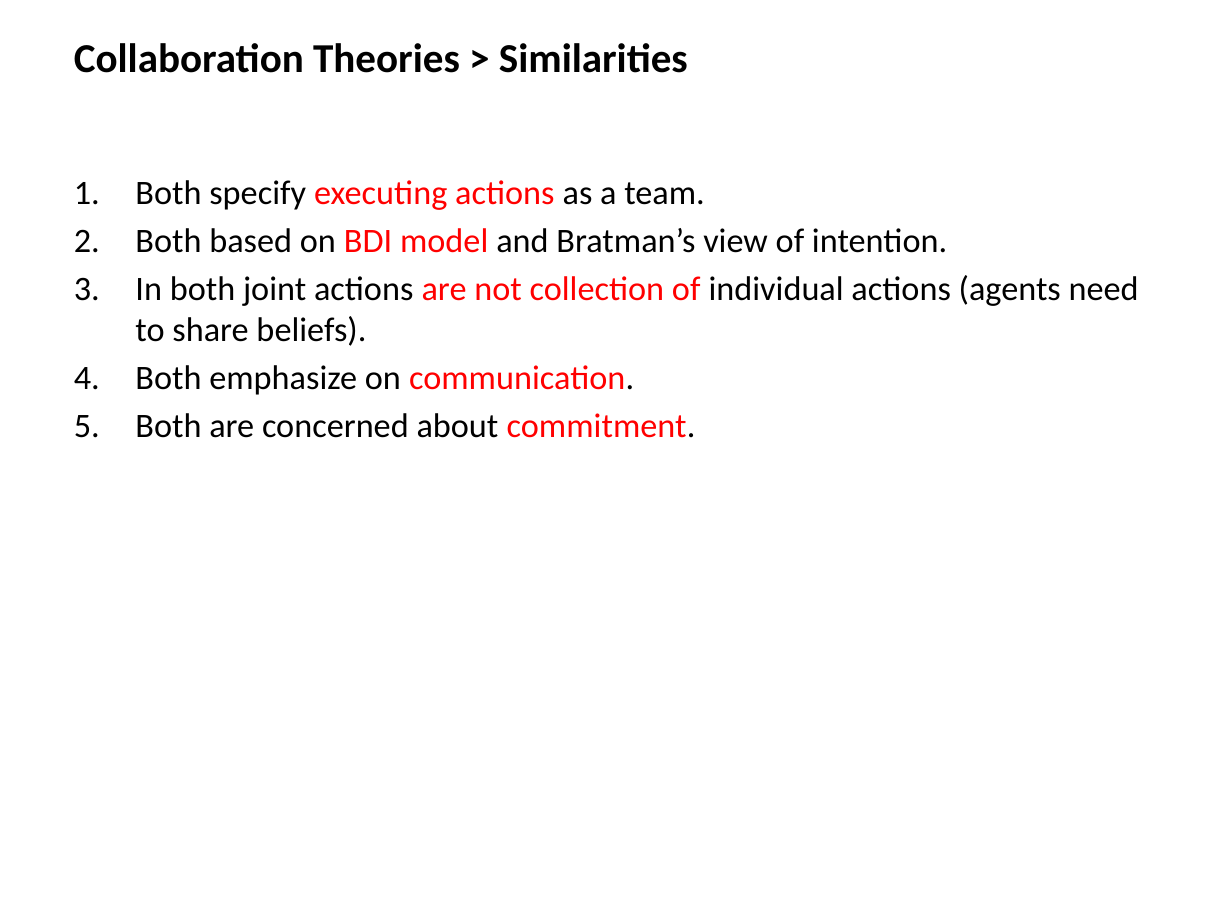
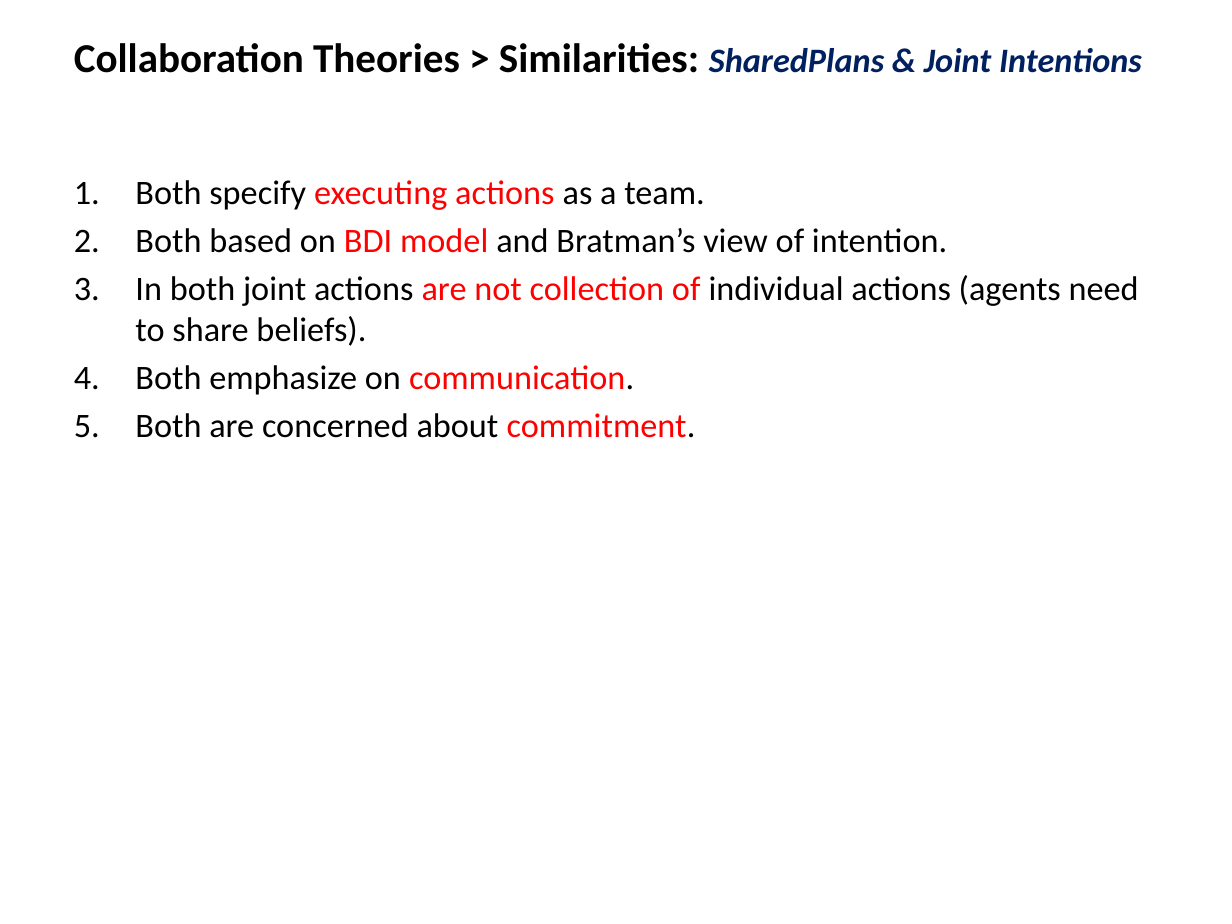
Before and after one commit to mshayganfar/CompExam1, a slide deck: slide 9 of presentation/PhD-comprehensive-exam-2.pptx. Drawn at 1232x924 pixels with LibreOffice and Linux fonts; fonts in the diff are those of the drawing. Boxes give left, top, right and bottom in pixels: in the first picture for what was removed or moved away, otherwise in the second. Text is boxed around its words. In the diff, an @@ line names an element or a change of style, - is before the commit and + after.

```diff
--- a/presentation/PhD-comprehensive-exam-2.pptx
+++ b/presentation/PhD-comprehensive-exam-2.pptx
@@ text at box(74, 43, 1142, 73): text changed @@
-Collaboration Theories > Similarities
+Collaboration Theories > Similarities: SharedPlans & Joint Intentions
```
Also in this commit, not shown: 6 other slides changed.
